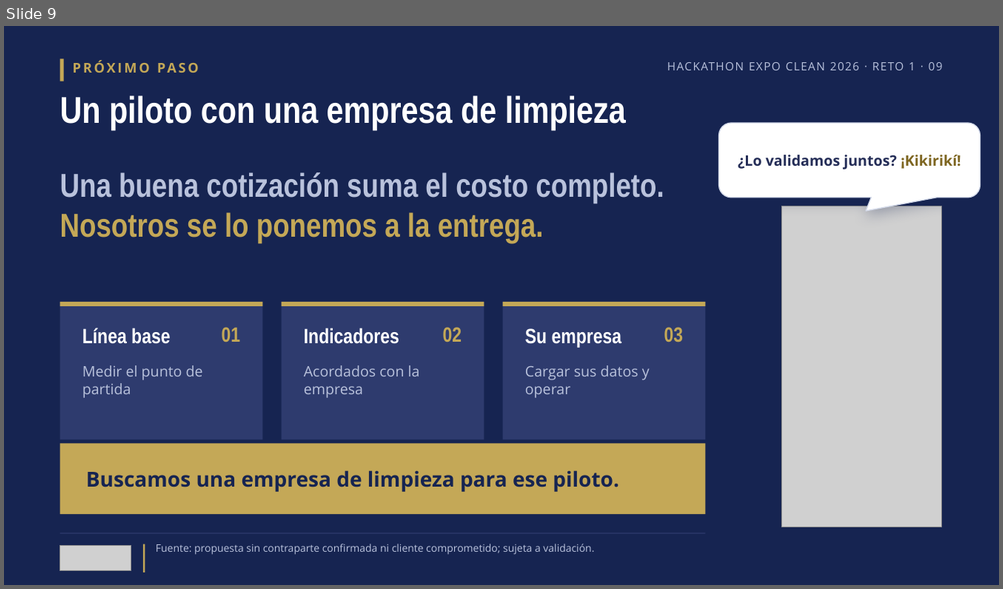
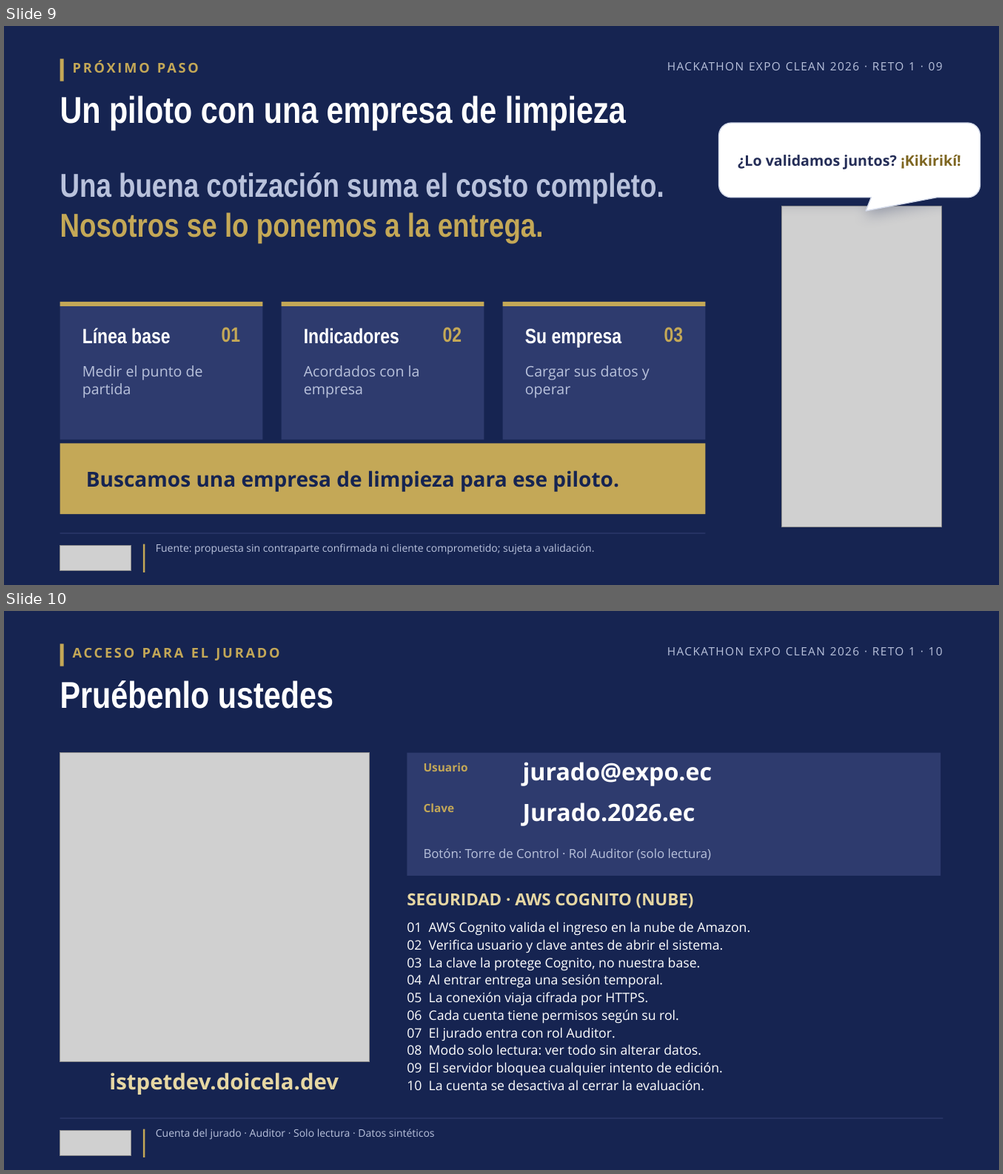
Before and after one commit to bryancito1090/istpetdev-platform, a slide deck: docs/boveda/Entregable/7-Pitch.pptx. Shown one above the other, each under a label of ours: slide 9 before the commit, slides 9 and 10 after it. The pictures are 1003x589 and 1003x1174 pixels, drawn with LibreOffice and Linux fonts; fonts in the diff are those of the drawing; grey boxes stand for pictures. Boxes give left, top, right and bottom in pixels: in the first picture for what was removed or moved away, otherwise in the second. Text is boxed around its words. In the diff, an @@ line names an element or a change of style, - is before the commit and + after.

```diff
--- a/docs/boveda/Entregable/7-Pitch.pptx
+++ b/docs/boveda/Entregable/7-Pitch.pptx
@@ slide 10 added at [4, 611, 999, 1170], background #162451 @@
@@ rectangle added at [60, 644, 64, 667], fill #C4A857 @@
@@ text added at [73, 644, 550, 667], 13 pt, text #C4A857, bold @@
+ACCESO PARA EL JURADO
@@ text added at [667, 647, 942, 655], 11 pt, text #B9C2DC @@
+HACKATHON EXPO CLEAN 2026 · RETO 1 · 10
@@ text added at [60, 681, 333, 709], 36 pt, text #FFFFFF, bold @@
+Pruébenlo ustedes
@@ picture added at [60, 753, 370, 1062] @@
@@ rectangle added at [407, 753, 940, 876], fill #2E3B6E @@
@@ text added at [424, 763, 468, 772], 11 pt, text #C4A857, bold @@
+Usuario
@@ text added at [523, 762, 712, 786], 23 pt, text #FFFFFF, bold @@
+jurado@expo.ec
@@ text added at [424, 803, 455, 812], 11 pt, text #C4A857, bold @@
+Clave
@@ text added at [523, 803, 695, 826], 23 pt, text #FFFFFF, bold @@
+Jurado.2026.ec
@@ text added at [424, 849, 711, 860], 12 pt, text #B9C2DC @@
+Botón: Torre de Control · Rol Auditor (solo lectura)
@@ text added at [407, 893, 694, 908], 16 pt, text #E6D7A3, bold @@
+SEGURIDAD · AWS COGNITO (NUBE)
@@ text added at [407, 922, 750, 936], 12.6 pt, text #FFFFFF @@
+01 AWS Cognito valida el ingreso en la nube de Amazon.
@@ text added at [407, 940, 723, 954], 12.6 pt, text #FFFFFF @@
+02 Verifica usuario y clave antes de abrir el sistema.
@@ text added at [407, 957, 700, 971], 12.6 pt, text #FFFFFF @@
+03 La clave la protege Cognito, no nuestra base.
@@ text added at [407, 974, 663, 988], 12.6 pt, text #FFFFFF @@
+04 Al entrar entrega una sesión temporal.
@@ text added at [407, 992, 648, 1006], 12.6 pt, text #FFFFFF @@
+05 La conexión viaja cifrada por HTTPS.
@@ text added at [407, 1010, 679, 1024], 12.6 pt, text #FFFFFF @@
+06 Cada cuenta tiene permisos según su rol.
@@ text added at [407, 1028, 615, 1041], 12.6 pt, text #FFFFFF @@
+07 El jurado entra con rol Auditor.
@@ text added at [407, 1045, 701, 1056], 12.6 pt, text #FFFFFF @@
+08 Modo solo lectura: ver todo sin alterar datos.
@@ text added at [109, 1073, 338, 1095], 21 pt, text #E6D7A3, bold @@
+istpetdev.doicela.dev
@@ text added at [407, 1062, 723, 1076], 12.6 pt, text #FFFFFF @@
+09 El servidor bloquea cualquier intento de edición.
@@ text added at [407, 1080, 704, 1091], 12.6 pt, text #FFFFFF @@
+10 La cuenta se desactiva al cerrar la evaluación.
@@ rectangle added at [60, 1119, 942, 1119], fill #2E3B6E @@
@@ picture added at [60, 1131, 131, 1156] @@
@@ rectangle added at [143, 1130, 145, 1158], fill #C4A857 @@
@@ text added at [156, 1129, 435, 1139], 10 pt, text #B9C2DC @@
+Cuenta del jurado · Auditor · Solo lectura · Datos sintéticos
```
Also in this commit, not shown: 5 other files.
